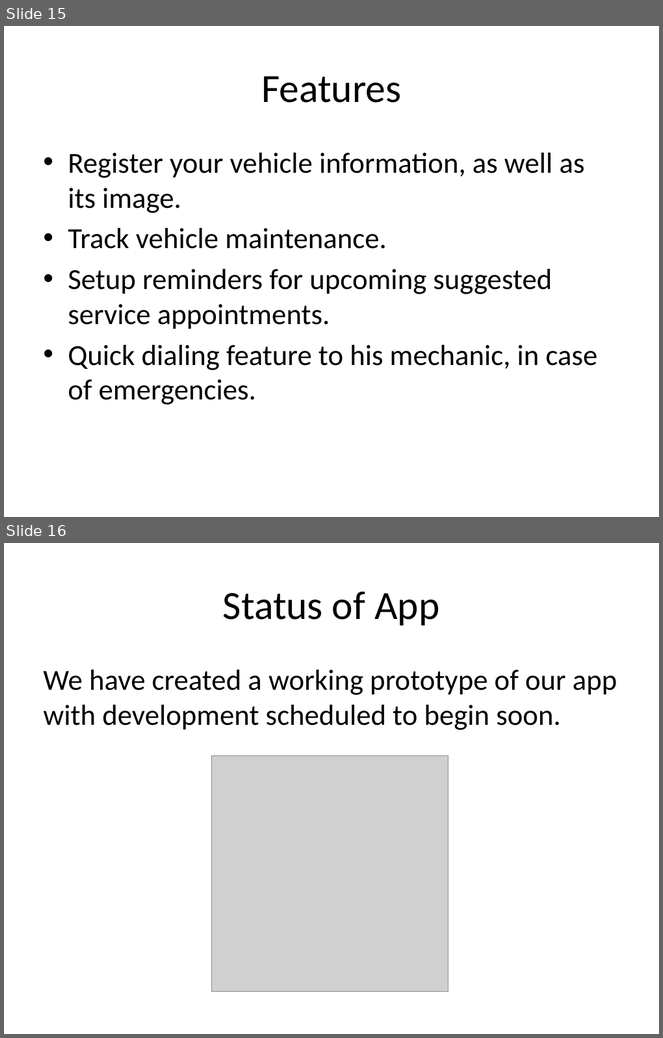
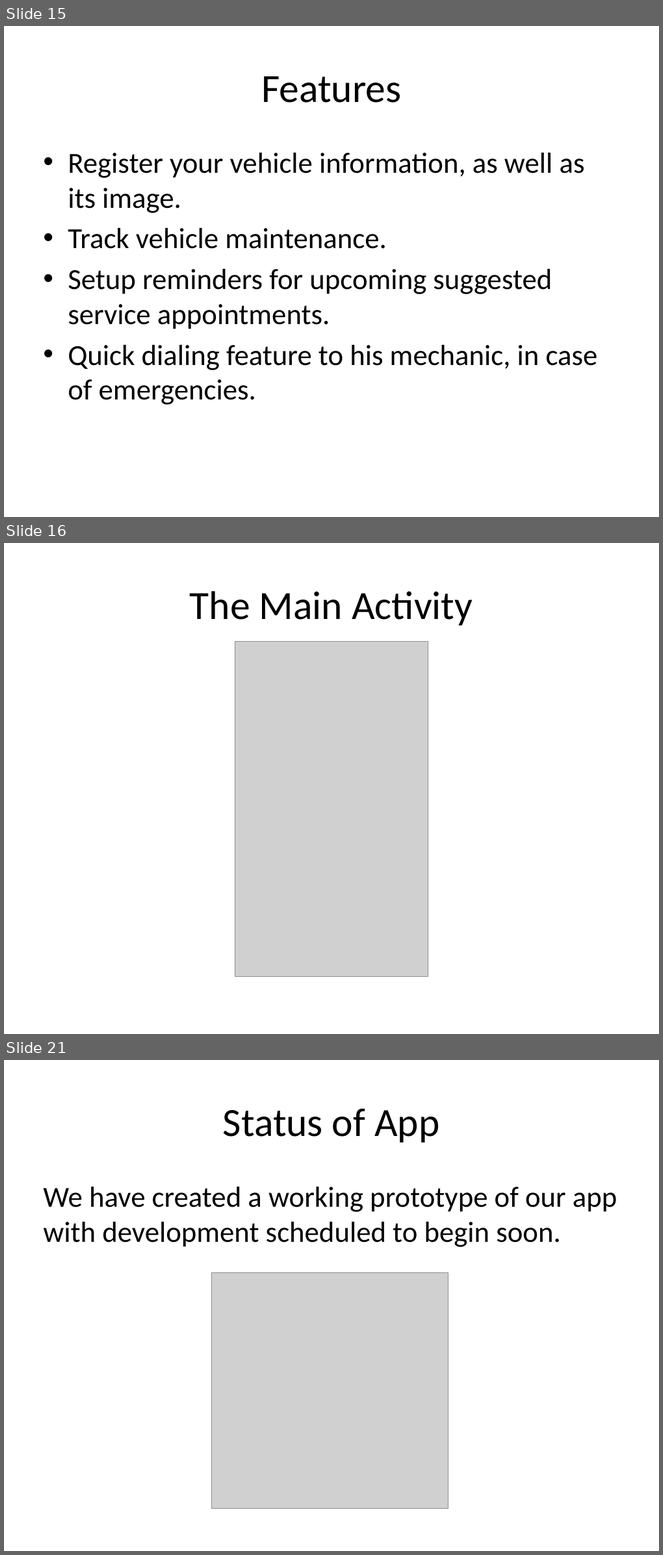
Before and after one commit to paceuniversity/CS6392015team2, a slide deck: Automobile Maintenance App (1).pptx. Shown one above the other, each under a label of ours: slides 15 and 16 before the commit, slides 15, 16 and 21 after it; the slides between them are not shown. The pictures are 663x1038 and 663x1555 pixels, drawn with LibreOffice and Linux fonts; fonts in the diff are those of the drawing; grey boxes stand for pictures. Boxes give left, top, right and bottom in pixels: in the first picture for what was removed or moved away, otherwise in the second. Text is boxed around its words. In the diff, an @@ line names an element or a change of style, - is before the commit and + after.

```diff
--- a/Automobile Maintenance App (1).pptx
+++ b/Automobile Maintenance App (1).pptx
@@ slide 16 added at bbox=[4, 543, 659, 1034], background #FFFFFF @@
@@ title added at bbox=[190, 591, 473, 626], 44 pt, text #000000 @@
+The Main Activity
@@ picture added at bbox=[235, 641, 428, 977] @@
@@ what was slide 16 is now slide 21 @@
```
Also in this commit, not shown: 1 slide changed, 4 other slides added.
